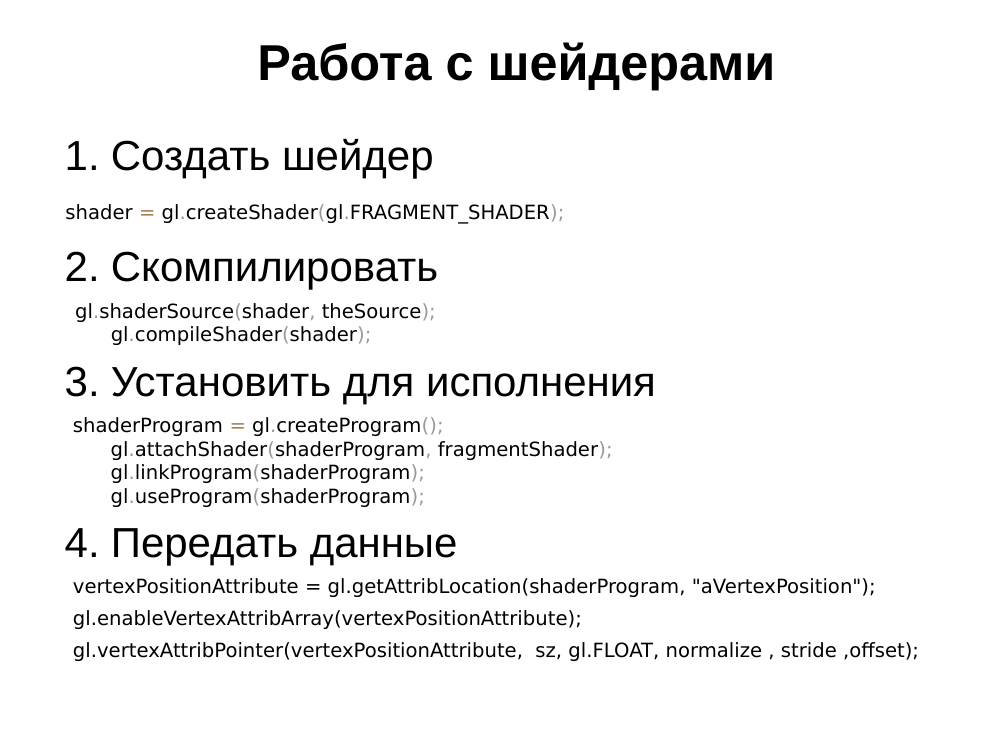
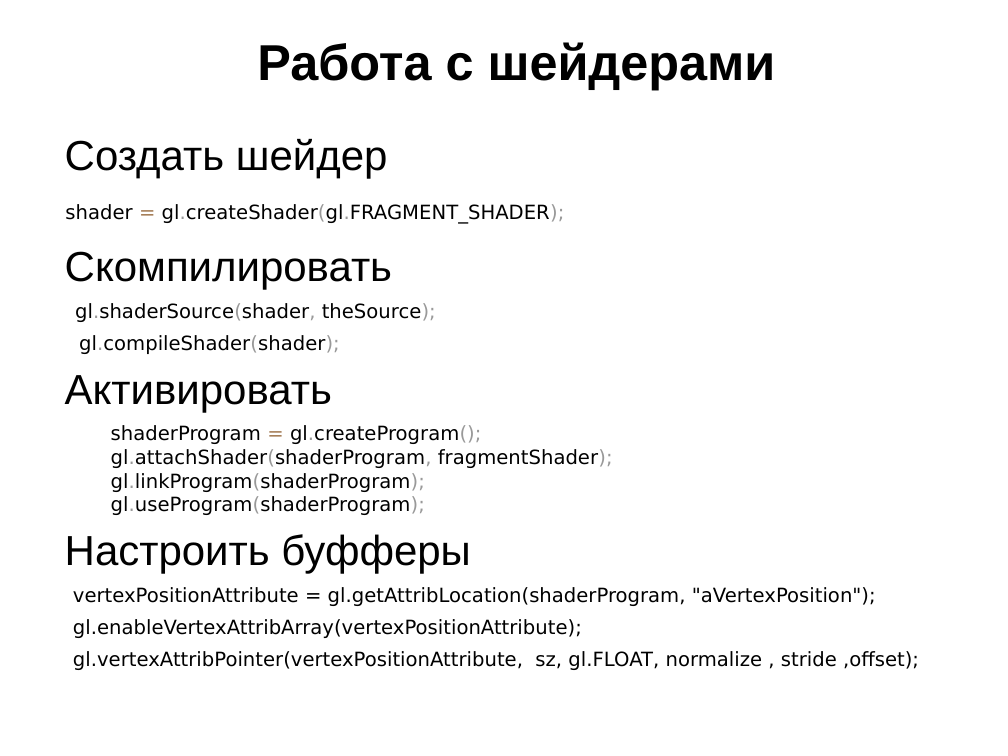
Before and after one commit to schadov/241m-lectures, a slide deck: slide 15 of Lecture-webgl.pptx (slide 17 before the commit). Drawn at 1008x756 pixels with LibreOffice and Linux fonts; fonts in the diff are those of the drawing. Boxes give left, top, right and bottom in pixels: in the first picture for what was removed or moved away, otherwise in the second. Text is boxed around its words. In the diff, an @@ line names an element or a change of style, - is before the commit and + after.

```diff
--- a/Lecture-webgl.pptx
+++ b/Lecture-webgl.pptx
@@ text at bbox=[65, 139, 392, 290]: bullet 1. to none @@
@@ text at bbox=[65, 303, 436, 413]: text changed @@
-gl.shaderSource(shader, theSource);
-gl.compileShader(shader);
-1. Установить для исполнения
+gl.shaderSource(shader, theSource);
+gl.compileShader(shader);
+Активировать
@@ text at bbox=[65, 534, 471, 574]: text changed @@
-1. Передать данные
+Настроить буфферы
```
Also in this commit, not shown: 5 other slides changed, 2 slides added, 4 slides removed.
